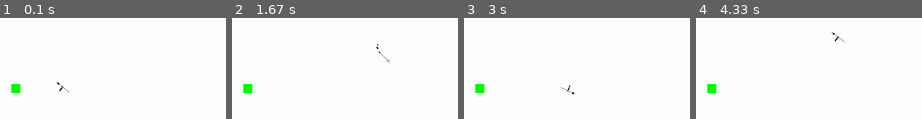
Above: before the commit, frames 1-4 (left to right).
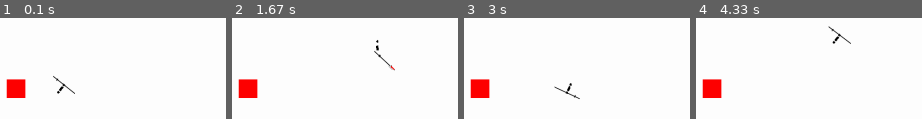
Above: after the commit, the same moments.

Repository: LeBoku/tds
Game: pygame game, started from src/tds.py
Same seed, same stepped clock (60 frames per second), same inputs: the game is played once before the commit and once after it.
Inputs (mouse positions are in pixels of both pictures, inside the frame that each line leads up to):
- Up to frame 1 (0.1 s): no input
- Up to frame 2 (1.67 s): click (outside the picture) at 0.38 s; hold D 0.67-1.13 s; click (outside the picture) at 0.75 s; hold W 1.17-1.47 s; click (outside the picture) at 1.25 s; hold D from 1.5 s (still down); click (outside the picture) at 1.58 s
- Up to frame 3 (3 s): release D at 1.97 s; hold A 2-2.53 s; click (470, 77) at 2.08 s; hold S 2.57-2.87 s; click (outside the picture) at 2.65 s; hold A from 2.9 s (still down); click (outside the picture) at 2.98 s
- Up to frame 4 (4.33 s): release A at 3.3 s; hold W 3.33-3.7 s; click (outside the picture) at 3.42 s; hold D from 3.73 s (still down); click (outside the picture) at 3.82 s

The runs differ from the first frame. In frame 1, 2.1% of the frame differs, in the area x 2-34%, y 57-80%; in frame 2, 2.2%, in the area x 2-73%, y 21-80%; in frame 3, 2.1%; in frame 4, 2.1%.

Commit message:
doubled playersize

Diff:
--- a/src/map/characters/playerController.py
+++ b/src/map/characters/playerController.py
@@ -22,6 +22,7 @@
 		super().__init__(map)
 		self.speed = 5
 		self.eventHandler = EventHandler.get()
+		self.weapon = None
 
 		self.isStopingMovementAnimation = False
 
@@ -97,7 +98,7 @@
 	def getActiveAttackMove(self):
 		for attack in AttackTypes:
 			move = self.moveSetController.getMove(attack)
-			if (move.isActive):
+			if move.isActive:
 				return move
 
 	def startMoveAnimation(self):
@@ -147,7 +148,7 @@
 		self.moveSetController.registerMove(AttackTypes.right, moveSets.spear.rightAttack())
 		self.moveSetController.registerMove(AttackTypes.left, moveSets.spear.leftAttack())
 
-		self.createSubEntity("leftHand", images.character.hand(), Vector2(-5, 0))
-		rightHand = self.createSubEntity("rightHand", images.character.hand(), Vector2(5, 0))
+		self.createSubEntity("leftHand", images.character.hand(), Vector2(-10, 0))
+		rightHand = self.createSubEntity("rightHand", images.character.hand(), Vector2(10, 0))
 
 		self.weapon = Spear("weapon", rightHand)
--- a/src/map/map/mapController.py
+++ b/src/map/map/mapController.py
@@ -25,7 +25,7 @@
 
 		self.setUpEntities()
 
-		self.showCollisions = False
+		self.showCollisions = True
 		self.collisionColor = (255, 0, 0)
 
 	def setUpDisplayHandler(self):
@@ -62,10 +62,10 @@
 		box = self.addEntity(MapEntityController(self))
 		box.setBaseImage(images.props.crate())
 		box.coord = Vector2(400, 400)
-		self.addCollisionEntity(box, [(-10, -10),
-			(10, -10),
-			(10, 10),
-			(-10, 10)])
+		self.addCollisionEntity(box, [(-20, -20),
+			(20, -20),
+			(20, 20),
+			(-20, 20)])
 
 		self.setUpPlayer()
 
--- a/src/store/collisionPoints/weapons.py
+++ b/src/store/collisionPoints/weapons.py
@@ -1,2 +1,2 @@
 def spear():
-	return [(0,-18),(1,-13),(-1,-13)]
+	return [(-1, -30), (1, -30), (1, -20), (-1, -20)]
--- a/src/store/images/character.py
+++ b/src/store/images/character.py
@@ -2,14 +2,14 @@
 
 
 def player():
-	img = util.createAlphaSurface((5, 2))
+	img = util.createAlphaSurface((10, 4))
 	img.fill((0,0,0))
 
 	return img
 
 
 def hand():
-	img = util.createAlphaSurface((2, 2))
+	img = util.createAlphaSurface((4, 4))
 	img.fill((0,0,0))
 
 	return img
--- a/src/store/images/props.py
+++ b/src/store/images/props.py
@@ -2,7 +2,7 @@
 
 
 def crate():
-	img = util.createAlphaSurface((20, 20))
+	img = util.createAlphaSurface((40, 40))
 	img.fill((0,255,0))
 
 	return img
--- a/src/store/images/weapons.py
+++ b/src/store/images/weapons.py
@@ -7,11 +7,11 @@
 
 def spear():
 	color = (0,0,0)
-	spearHeight = 36
-	spearWidth = 1
+	spearHeight = 60
+	spearWidth = 2
 
-	spearImage = util.createAlphaSurface((3, spearHeight))
-	pygame.draw.rect(spearImage, color, pygame.Rect((1,0), (spearWidth, spearHeight)))
-	pygame.draw.rect(spearImage, color, pygame.Rect((0,4), (3, 4)))
+	spearImage = util.createAlphaSurface((5, spearHeight))
+	pygame.draw.rect(spearImage, color, pygame.Rect((2, 0), (spearWidth, spearHeight)))
+	pygame.draw.rect(spearImage, color, pygame.Rect((0, 10), (5, 2)))
 
 	return spearImage
--- a/src/store/moveSets/character.py
+++ b/src/store/moveSets/character.py
@@ -5,7 +5,7 @@
 
 
 def walk():
-	armSwing = 5
+	armSwing = 10
 	armSwingTime = 5
 
 	rightHand = Entity()
--- a/src/store/moveSets/spear.py
+++ b/src/store/moveSets/spear.py
@@ -6,15 +6,15 @@
 
 def rightAttack():
 	milestones = {
-		Attack.woundUp: 25,
-		Attack.attacked: 50,
-		Attack.cooledDown: 60
+		Attack.woundUp: 20,
+		Attack.attacked: 40,
+		Attack.cooledDown: 50
 	}
 
-	rightHand = Entity();
-	rightHand.animateTo(5, (5, -3), -35)
+	rightHand = Entity()
+	rightHand.animateTo(5, (5, -3), -45)
 	rightHand.repeatFrame(15)
-	rightHand.rotateAround(5, -60)
+	rightHand.rotateAround(5, -90)
 	rightHand.repeatFrame(15)
 	rightHand.backToDefault(10)
 
@@ -37,15 +37,16 @@
 	}
 
 	rightHand = Entity()
-	rightHand.rotateAround(15, -200, (-7, 0))
+	rightHand.rotateAround(15, -200, (-10, 0))
 	rightHand.repeatFrame(15)
-	rightHand.rotateAround(10, 300, (-7, 0))
+	rightHand.rotateAround(10, 300, (-10, 0))
 	rightHand.repeatFrame(15)
-	rightHand.backToDefault(20) # AllPlanned rotates the wrong way but its cool. correct would be: rightHand.rotateAround(10, -100, (-7, 0))
+	rightHand.backToDefault(20)
+	# #AllPlanned rotates the wrong way but its cool. correct would be: rightHand.rotateAround(10, -100, (-10, 0))
 
 	weapon = Entity()
 	weapon.repeatFrame(30)
-	weapon.animateTo(5, (0, -15))
+	weapon.animateTo(5, (0, -10))
 	weapon.repeatFrame(20)
 	weapon.backToDefault(20)
 
@@ -63,15 +64,15 @@
 	}
 
 	rightHand = Entity()
-	rightHand.animateTo(5, (0, 10))
+	rightHand.animateTo(5, (0, 15))
 	rightHand.repeatFrame(5)
-	rightHand.animateTo(5, (0, -10))
+	rightHand.animateTo(5, (0, -15))
 	rightHand.repeatFrame(15)
 	rightHand.backToDefault(5)
 
 	leftHand = Entity()
 	leftHand.animateTo(10, (0, -10))
-	leftHand.animateTo(5, (0, 5))
+	leftHand.animateTo(5, (0, 10))
 	leftHand.repeatFrame(10)
 	leftHand.backToDefault(5)
 
@@ -86,7 +87,7 @@
 	character.repeatFrame(5)
 	character.animateTo(5, toAngle=45, clockwise=True)
 	character.repeatFrame(15)
-	character.backToDefault(5)
+	character.animateTo(5, toAngle=0)
 
 	move = Move(rightHand=rightHand,
 		leftHand=leftHand,
